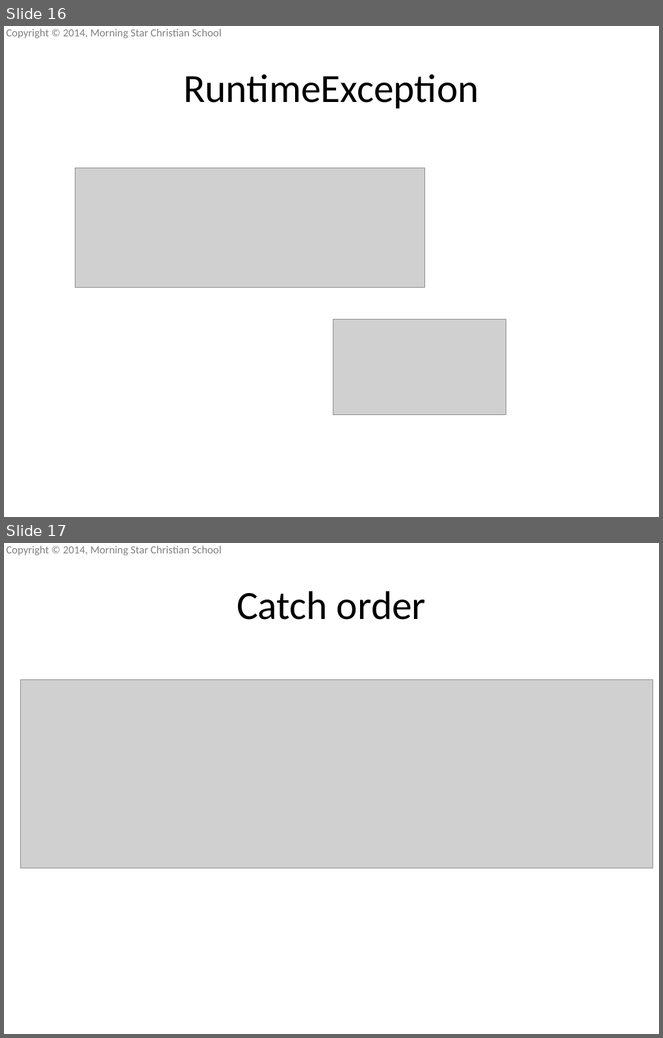
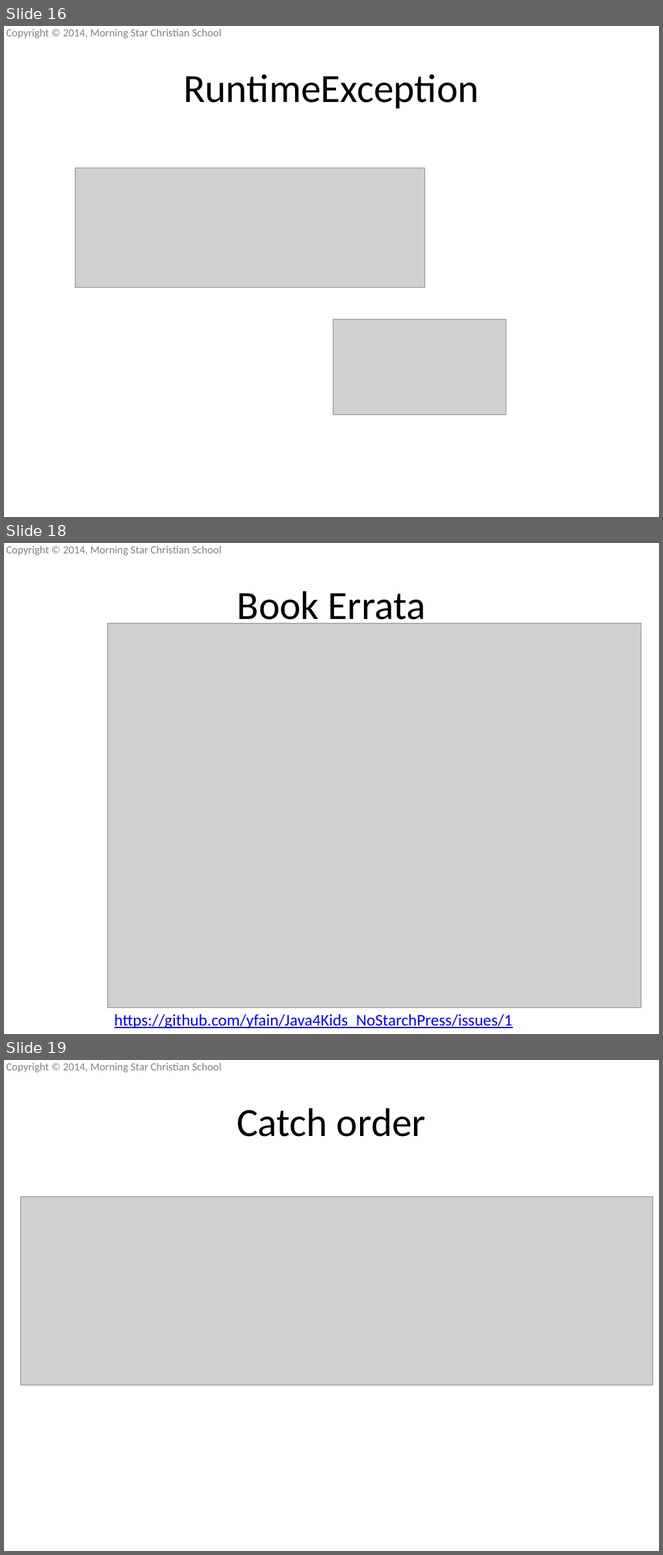
Before and after one commit to mscsbend/presentations, a slide deck: Lesson 4.pptx. Shown one above the other, each under a label of ours: slides 16 and 17 before the commit, slides 16, 18 and 19 after it; the slides between them are not shown. The pictures are 663x1038 and 663x1555 pixels, drawn with LibreOffice and Linux fonts; fonts in the diff are those of the drawing; grey boxes stand for pictures; background and template pictures are left out. Boxes give left, top, right and bottom in pixels: in the first picture for what was removed or moved away, otherwise in the second. Text is boxed around its words. In the diff, an @@ line names an element or a change of style, - is before the commit and + after.

Commit message:
Book errata and quiz for lesson 4

```diff
--- a/Lesson 4.pptx
+++ b/Lesson 4.pptx
@@ slide 18 added at (4,543,659,1034), background picture (left out); not listed: 1 template element that a slide beside it also shows @@
@@ title added at (237,591,426,629), 44 pt, text #000000 @@
+Book Errata
@@ picture added at (107,623,641,1008) @@
@@ text added at (114,1014,513,1029), 18 pt, text #0000FF, underline @@
+https://github.com/yfain/Java4Kids_NoStarchPress/issues/1
@@ what was slide 17 is now slide 19 @@
```
Also in this commit, not shown: 1 slide changed, 1 other slide added, 1 other file.
